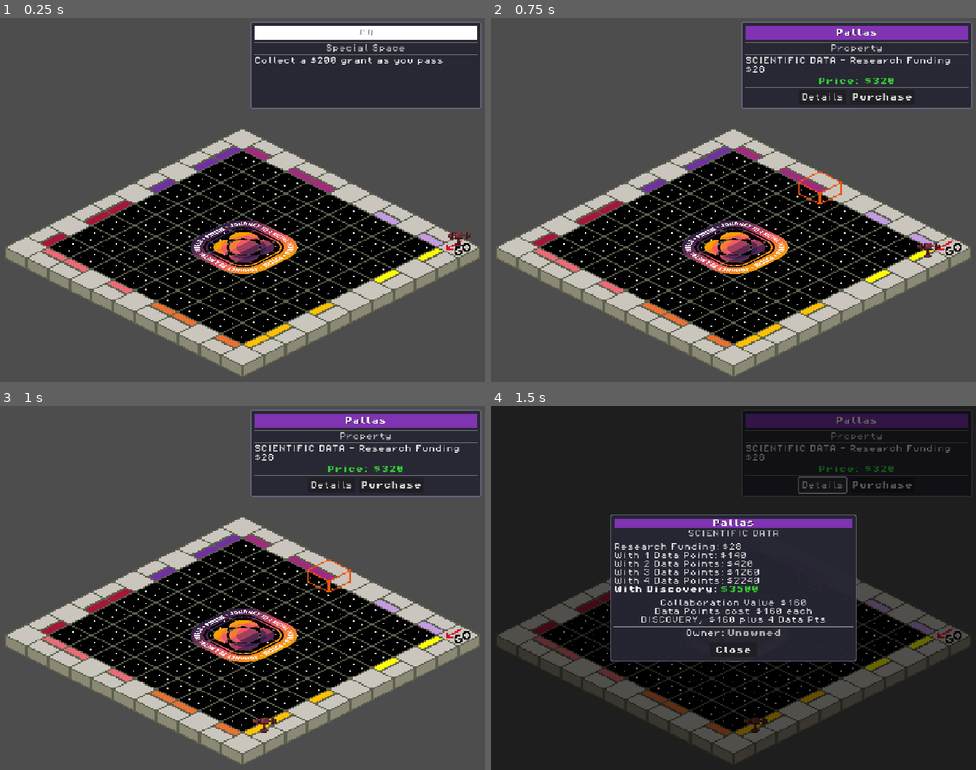
Above: before the commit, frames 1-4 (two rows, left to right).
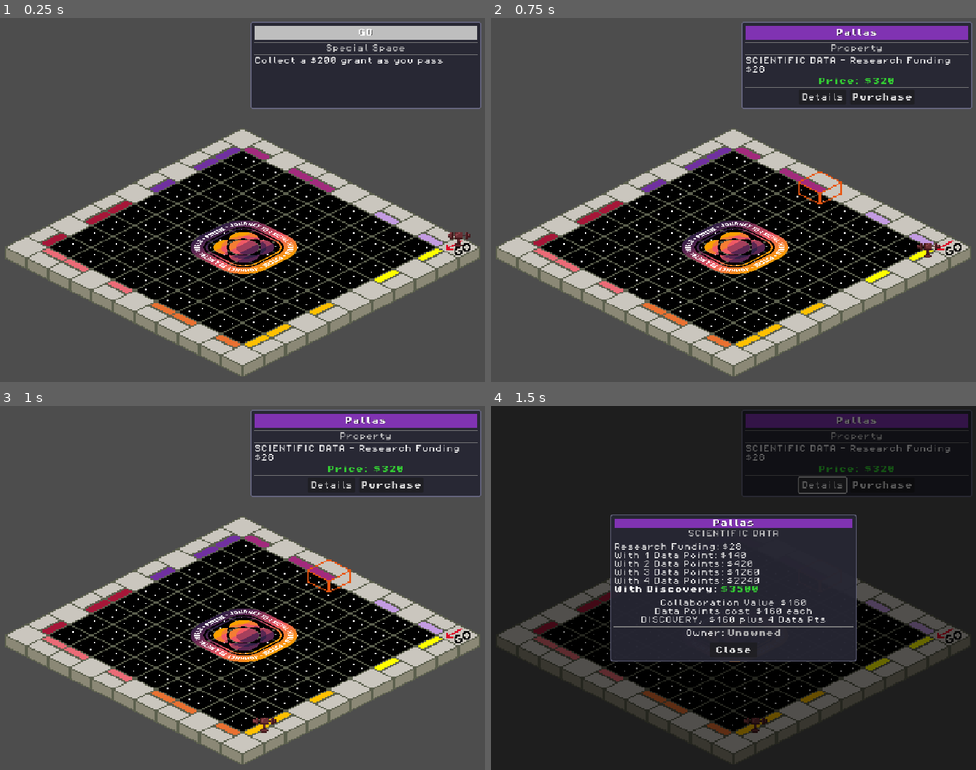
Above: after the commit, the same moments.

Repository: MissionToPsyche-Platinum/platinum_24d_game_psycheopoly-psb
Game: Godot game, scene res://scenes/GameBoard.tscn
Same seed, same stepped clock (60 frames per second), same inputs: the game is played once before the commit and once after it.
Inputs (mouse positions are in pixels of both pictures, inside the frame that each line leads up to):
- Up to frame 1 (0.25 s): no input
- Up to frame 2 (0.75 s): tap Enter at 0.5 s; move the mouse to (840, 181) at 0.52 s; hold Right from 0.53 s (still down); click (840, 181) at 0.67 s
- Up to frame 3 (1 s): keep holding Right; tap Space at 0.77 s
- Up to frame 4 (1.5 s): release Right at 1.25 s; click "Details" at 1.25 s

The runs differ from the first frame. In frame 1, 1.7% of the frame differs, in the area x 52-99%, y 2-6%; in frame 2, nothing differs; in frame 3, nothing differs; in frame 4, nothing differs.

Commit message:
fix: update space types from "expense" to "cost" and improve space type labels in SpaceInfoPanel

Diff:
--- a/scripts/core/space_data.gd
+++ b/scripts/core/space_data.gd
@@ -1,7 +1,7 @@
 extends Node
 
 # Space data for all 40 spaces on the board
-# Space types: "property", "corner", "instrument", "planet", "expense", "card"
+# Space types: "property", "corner", "instrument", "planet", "cost", "card"
 
 const SPACE_INFO = [
 	# Space 0 - GO (bottom-right corner)
@@ -9,7 +9,7 @@
 		"name": "GO",
 		"type": "corner",
 		"description": "Collect a $200 grant as you pass",
-		"color": Color.WHITE
+		"color": Color.GRAY
 	},
 	# Spaces 1-9 (bottom edge, moving left)
 	{
@@ -34,10 +34,10 @@
 	},
 	{
 		"name": "Consult Subject Matter Expert",
-		"type": "expense",
+		"type": "cost",
 		"description": "Pay $200",
 		"amount": 200,
-		"color": Color.WHITE
+		"color": Color.GRAY
 	},
 	{
 		"name": "Multispectral Imager",
@@ -78,7 +78,7 @@
 		"name": "Launch Pad",
 		"type": "corner",
 		"description": "Just watching or launching",
-		"color": Color.WHITE
+		"color": Color.GRAY
 	},
 	# Spaces 11-19 (left edge, moving up)
 	{
@@ -148,7 +148,7 @@
 		"name": "Gravity Assist",
 		"type": "corner",
 		"description": "Free boost from planetary alignment",
-		"color": Color.WHITE
+		"color": Color.GRAY
 	},
 	# Spaces 21-29 (top edge, moving right)
 	{
@@ -218,7 +218,7 @@
 		"name": "Solar Storm",
 		"type": "corner",
 		"description": "Go directly to Launch Pad",
-		"color": Color.WHITE
+		"color": Color.GRAY
 	},
 	# Spaces 31-39 (right edge, moving down)
 	{
@@ -270,10 +270,10 @@
 	},
 	{
 		"name": "Funding Cut",
-		"type": "expense",
+		"type": "cost",
 		"description": "Pay $100 budget reduction",
 		"amount": 100,
-		"color": Color.WHITE
+		"color": Color.GRAY
 	},
 	{
 		"name": "Ceres",
--- a/scripts/core/space_info_panel.gd
+++ b/scripts/core/space_info_panel.gd
@@ -60,12 +60,12 @@
 			space_type_label.text = "Property"
 		"corner":
 			space_type_label.text = "Special Space"
-		"railroad":
-			space_type_label.text = "Infrastructure"
-		"utility":
-			space_type_label.text = "Utility"
-		"tax":
-			space_type_label.text = "Tax"
+		"instrument":
+			space_type_label.text = "Scientific Instrument"
+		"planet":
+			space_type_label.text = "Planet"
+		"cost":
+			space_type_label.text = "Cost"
 		"card":
 			space_type_label.text = "Draw Card"
 		_:
@@ -80,7 +80,7 @@
 		price_label.visible = true
 		purchase_button.visible = true
 		purchase_button.disabled = false  # TODO: Check if player can afford and doesn't own it
-	elif space_info.has("amount"):  # For tax spaces
+	elif space_info.has("amount"):  # For cost spaces
 		price_label.text = "Amount: $" + str(space_info.amount)
 		price_label.visible = true
 		purchase_button.visible = false
